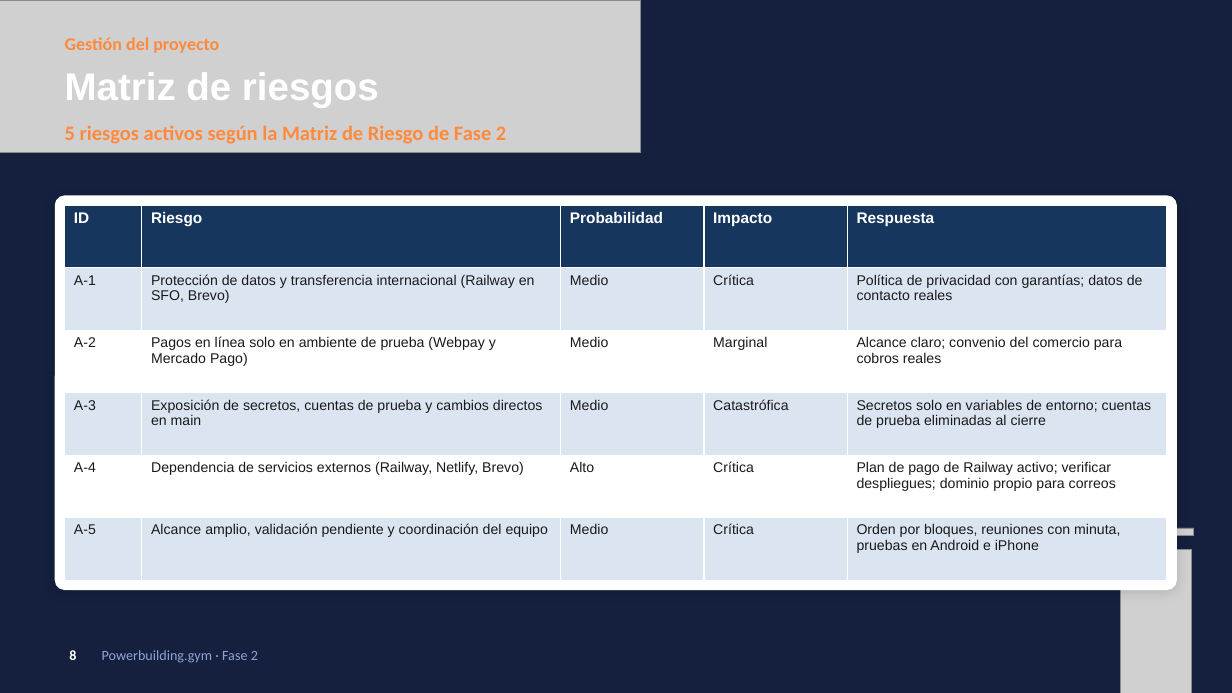
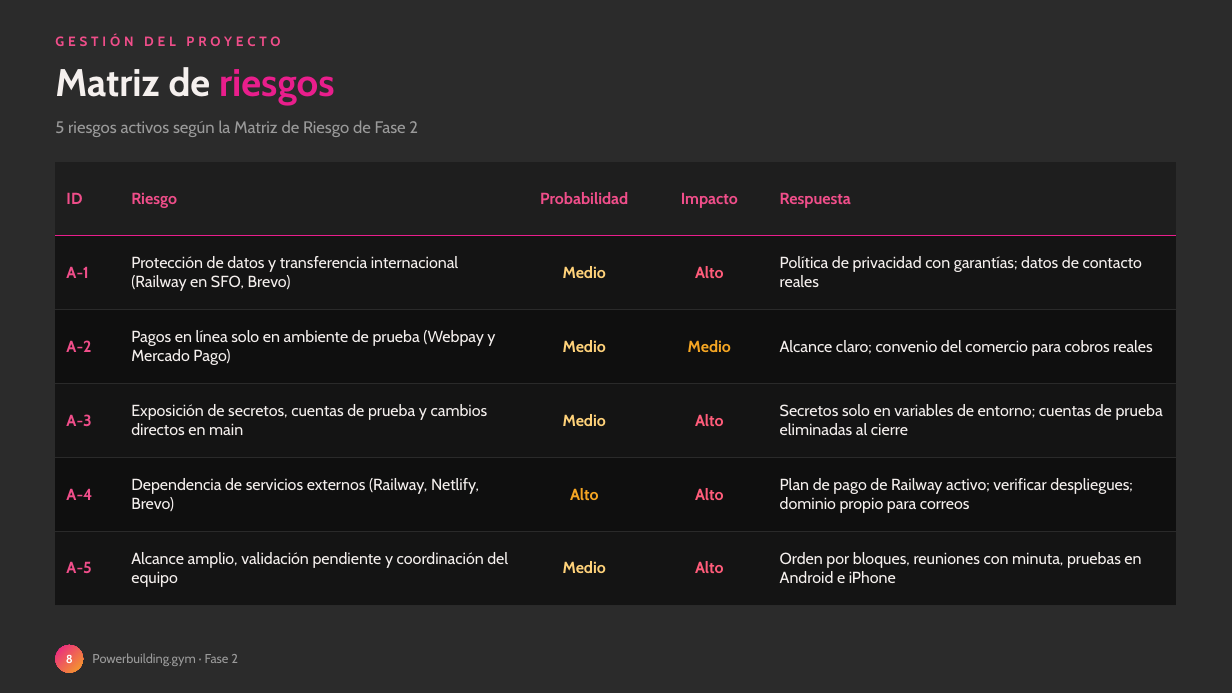
Before and after one commit to zalak3t/Powerbuilding.gym, a slide deck: slide 8 of FASE-2/Documentacion Asignatura PTY4614/Presentación Proyecto.pptx. Drawn at 1232x693 pixels with LibreOffice and Linux fonts; fonts in the diff are those of the drawing; grey boxes stand for pictures; background and template pictures are left out; a plain dark background stands for a picture behind light text. Boxes give left, top, right and bottom in pixels: in the first picture for what was removed or moved away, otherwise in the second. Text is boxed around its words. In the diff, an @@ line names an element or a change of style, - is before the commit and + after.

```diff
--- a/FASE-2/Documentacion Asignatura PTY4614/Presentación Proyecto.pptx
+++ b/FASE-2/Documentacion Asignatura PTY4614/Presentación Proyecto.pptx
@@ background #14203D to picture (left out) @@
@@ picture removed at [0, 0, 640, 152] @@
@@ text "Matriz de riesgos": place and size @@
-text "Matriz de riesgos" at [65, 72, 379, 108]
+text "Matriz de riesgos" at [55, 67, 335, 106]
@@ text "Matriz de riesgos" at [55, 67, 335, 106]: font Arial to Cabin; text colour #FFFFFF to #F5F0EE in "Matriz de"; text colour #FFFFFF to gradient #E91E8C to #F5A623 in "riesgos" @@
@@ text at [55, 35, 280, 46]: text changed; size 14 to 10.5 pt; font Calibri to Cabin; text colour #FF8A3D to #F04E8A @@
-Gestión del proyecto
+GESTIÓN DEL PROYECTO
@@ text "5 riesgos activos según la ...": place and size @@
-text "5 riesgos activos según la ..." at [65, 125, 506, 144]
+text "5 riesgos activos según la ..." at [55, 120, 418, 137]
@@ text "5 riesgos activos según la ..." at [55, 120, 418, 137]: size 16 to 13 pt, font Calibri to Cabin, text colour #FF8A3D to #9A9A9A, bold off @@
@@ table at [55, 162, 1176, 605] @@
-row 2, column 4: Crítica
+row 2, column 4: Alto
-row 3, column 4: Marginal
+row 3, column 4: Medio
-row 4, column 4: Catastrófica
+row 4, column 4: Alto
-row 5, column 4: Crítica
+row 5, column 4: Alto
-row 6, column 4: Crítica
+row 6, column 4: Alto
@@ fill #17365D to #1E1E1E in row 1 @@
@@ fill #DBE5F1 to #141414 in 15 cells @@
@@ fill #FFFFFF to #0F0F0F in 10 cells @@
@@ size 12 to 12.5 pt, text colour #FFFFFF to #F04E8A in "ID", "Riesgo", "Probabilidad", "Impacto" and 1 more places @@
@@ font Arial to Cabin, size 11 to 12.5 pt @@
@@ text colour #1A1A1A to #F04E8A in "A-1", "A-2", "A-3", "A-4" and 1 more places @@
@@ bold on in "A-1", "Medio", "A-2", "Medio" and 6 more places @@
@@ text colour #1A1A1A to #F5F0EE in "Protección de datos y transferencia internacional (Railway ...", "Política de privacidad con garantías; datos de ...", "Pagos en línea solo en ambiente de ...", "Alcance claro; convenio del comercio para cobros ..." and 6 more places @@
@@ text colour #1A1A1A to #FFD27A in "Medio", "Medio", "Medio", "Medio" @@
@@ text colour #1A1A1A to #F5A623 in "Alto" @@
@@ alignment left to centre @@
@@ borders changed @@
@@ table: place and size @@
-table at [65, 205, 1167, 580]
+table at [55, 162, 1176, 605]
@@ rounded rectangle removed at [55, 196, 1177, 590] @@
@@ picture removed at [1118, 528, 1194, 535] @@
@@ picture removed at [1121, 550, 1191, 693] @@
@@ ellipse "8": place and size @@
-ellipse "8" at [69, 650, 76, 660]
+ellipse "8" at [55, 645, 83, 673]
@@ ellipse "8" at [55, 645, 83, 673]: size 11 to 9 pt, font Calibri to Cabin; fill none to gradient #E91E8C to #F5A623 @@
@@ text added at [92, 653, 238, 666], 10 pt, text #9A9A9A @@
+Powerbuilding.gym · Fase 2
@@ text removed at [102, 650, 258, 663] @@
-Powerbuilding.gym · Fase 2
```
Also in this commit, not shown: 27 other slides changed, 1 slide added, 1 slide removed, 6 other files.
